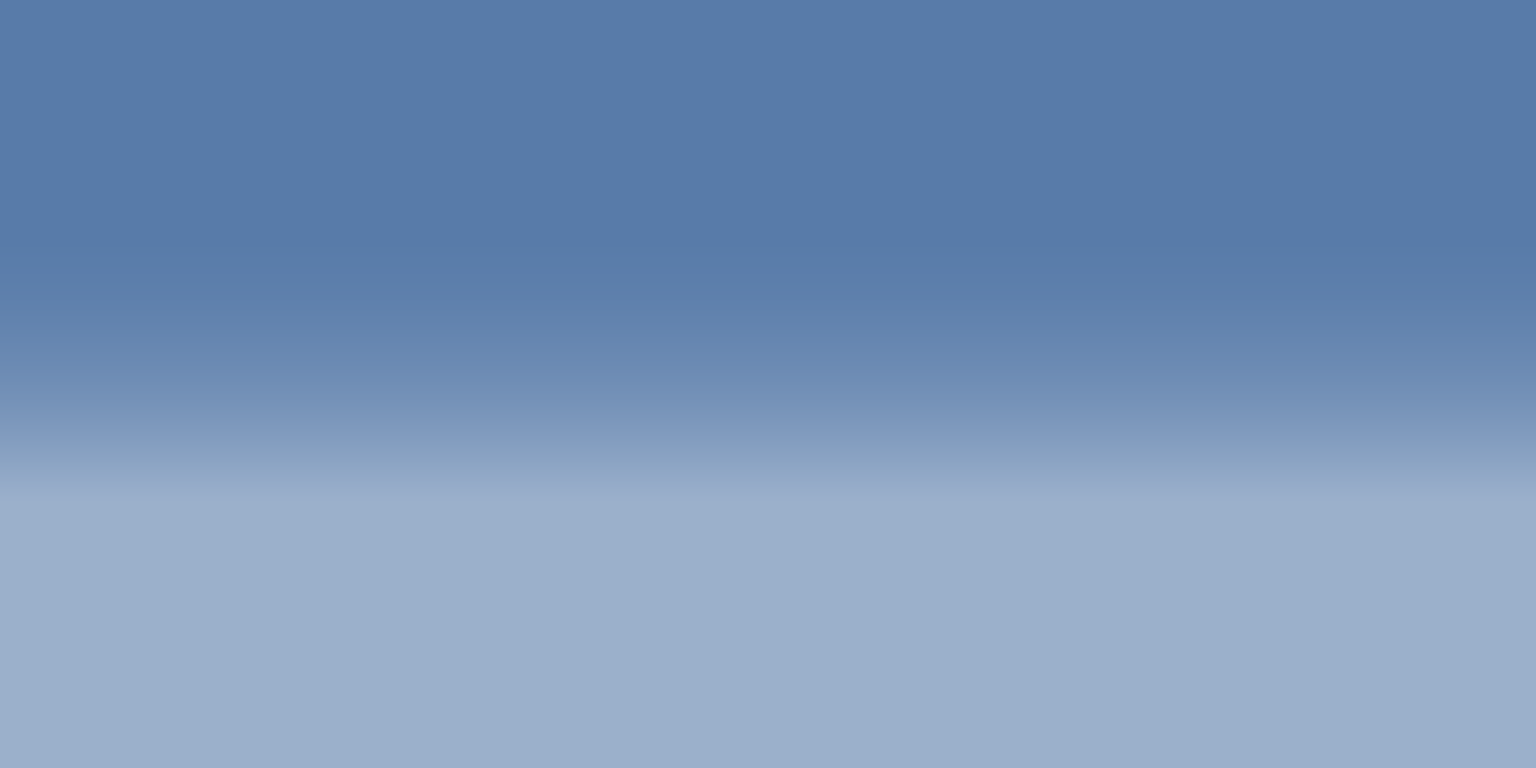
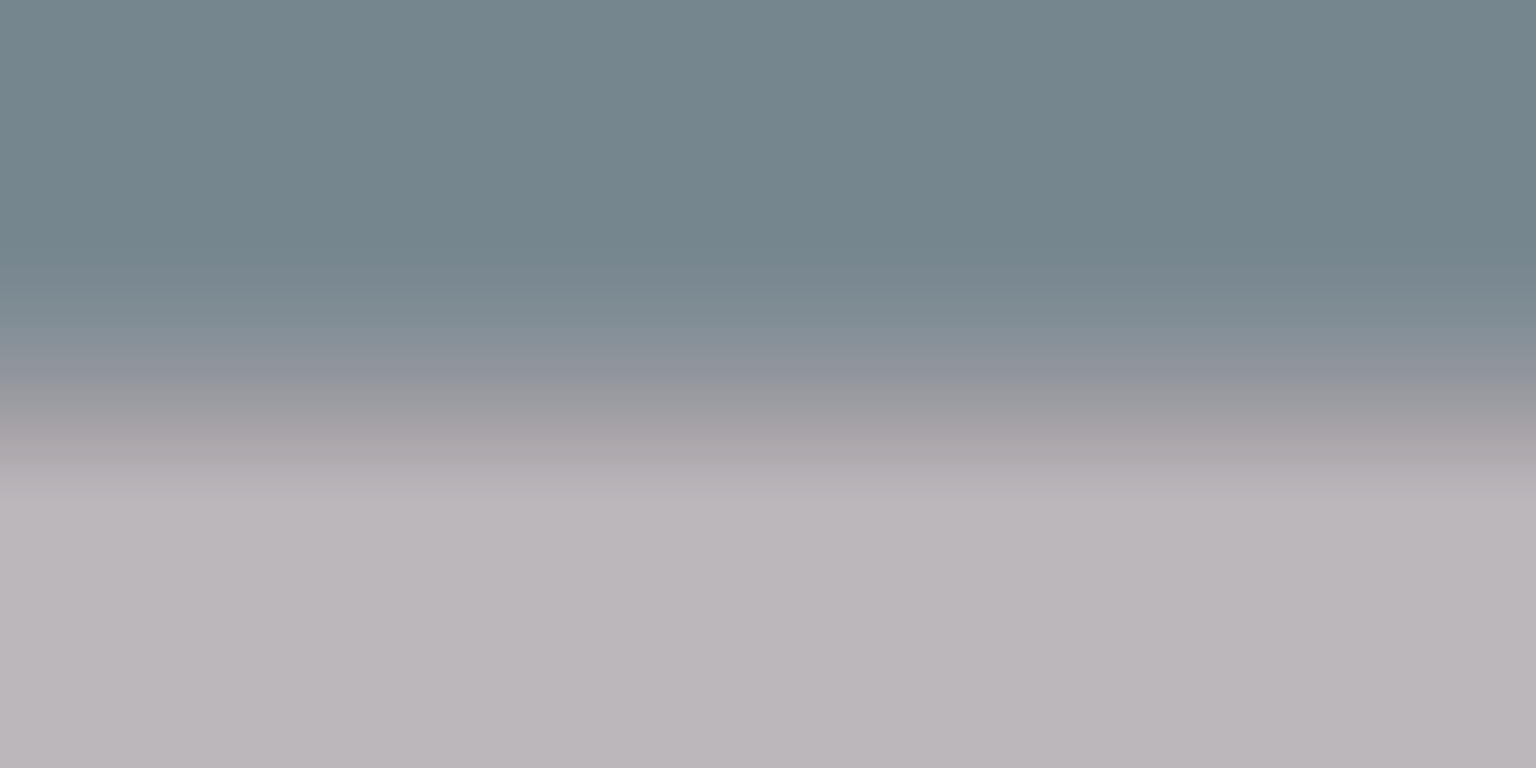
Layered file, before and after one edit (1536×768). Changes by layer:
renamed "Layer 0" to "Layer 2", showed it, blend normal → overlay, painted on it over [0, 0, 1536, 768]
